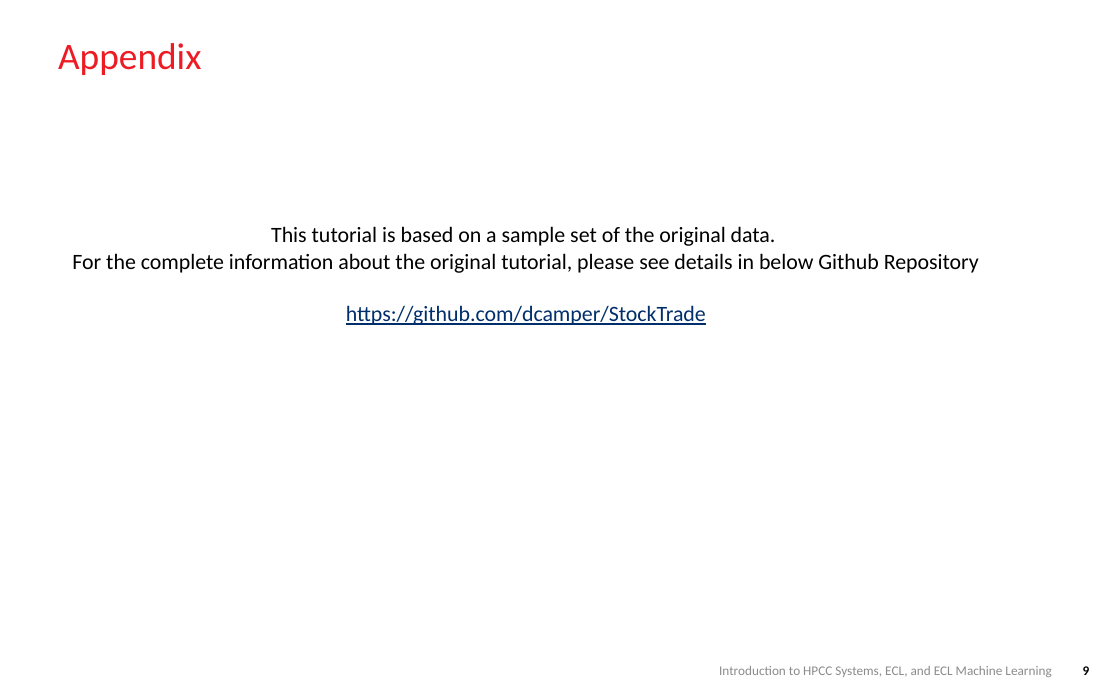
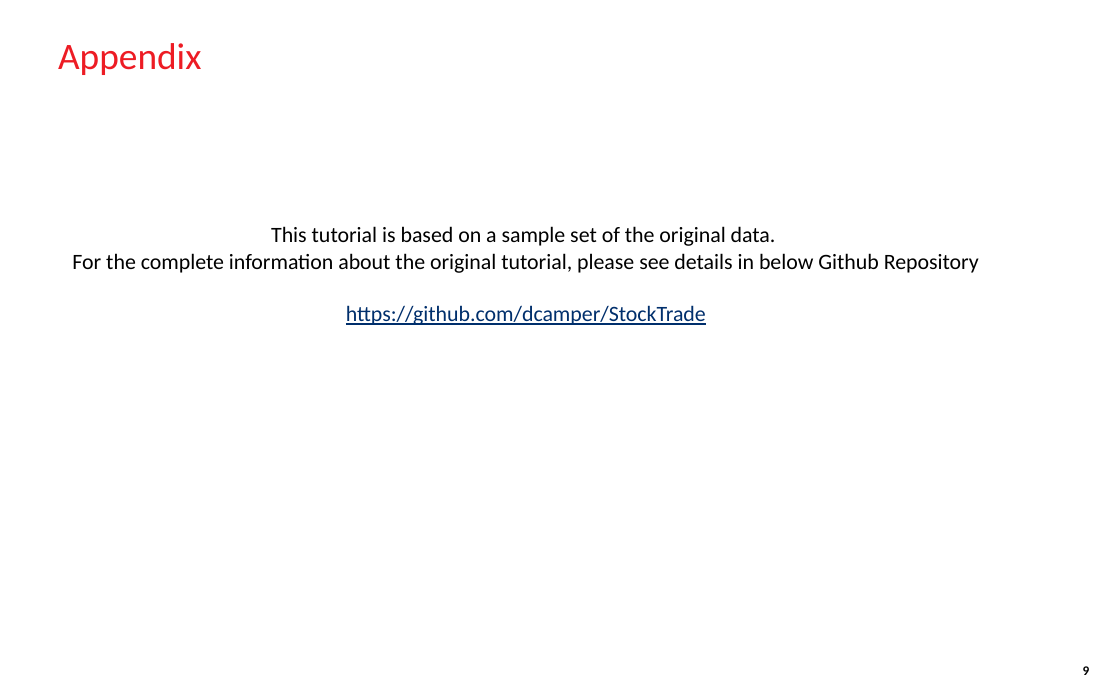
Before and after one commit to hpcc-systems/HPCC-ECL-Training, a slide deck: slide 9 of StockTrade/ppt/StockTrade_slides.pptx. Drawn at 1120x700 pixels with LibreOffice and Linux fonts; fonts in the diff are those of the drawing; background and template pictures are left out. Boxes give left, top, right and bottom in pixels: in the first picture for what was removed or moved away, otherwise in the second. Text is boxed around its words. In the diff, an @@ line names an element or a change of style, - is before the commit and + after.

```diff
--- a/StockTrade/ppt/StockTrade_slides.pptx
+++ b/StockTrade/ppt/StockTrade_slides.pptx
@@ text removed at bbox=[719, 666, 1051, 677] @@
-Introduction to HPCC Systems, ECL, and ECL Machine Learning
```
Also in this commit, not shown: 2 other slides changed, 10 other files.
